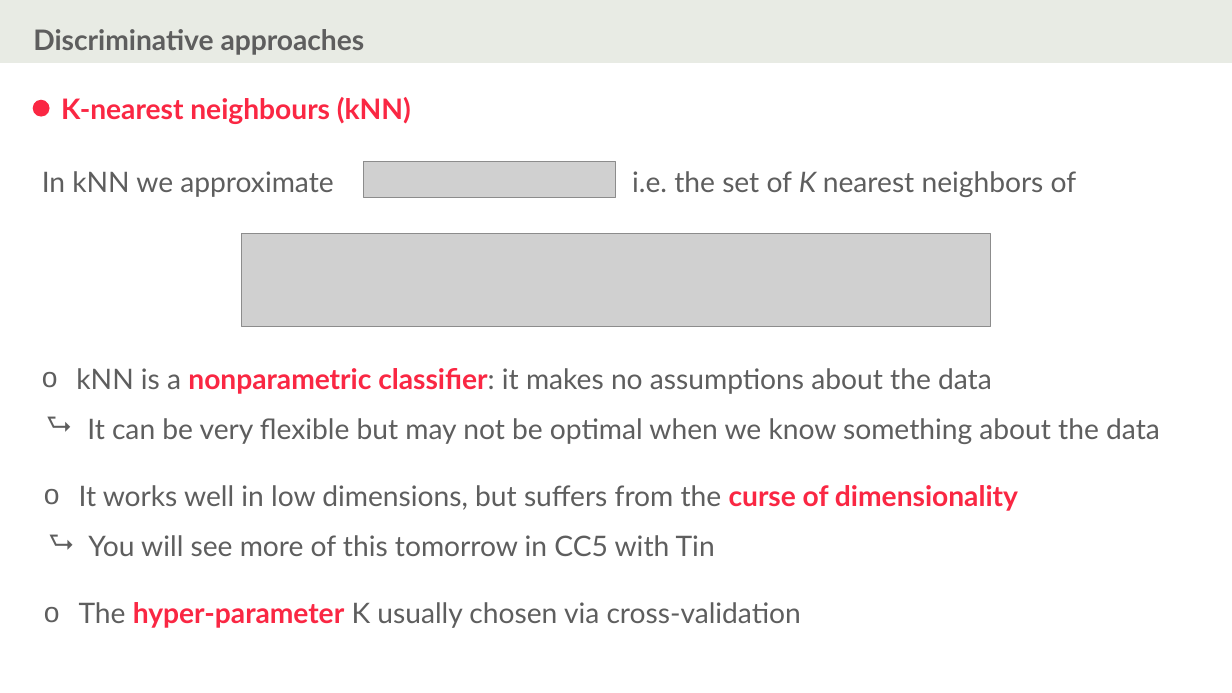
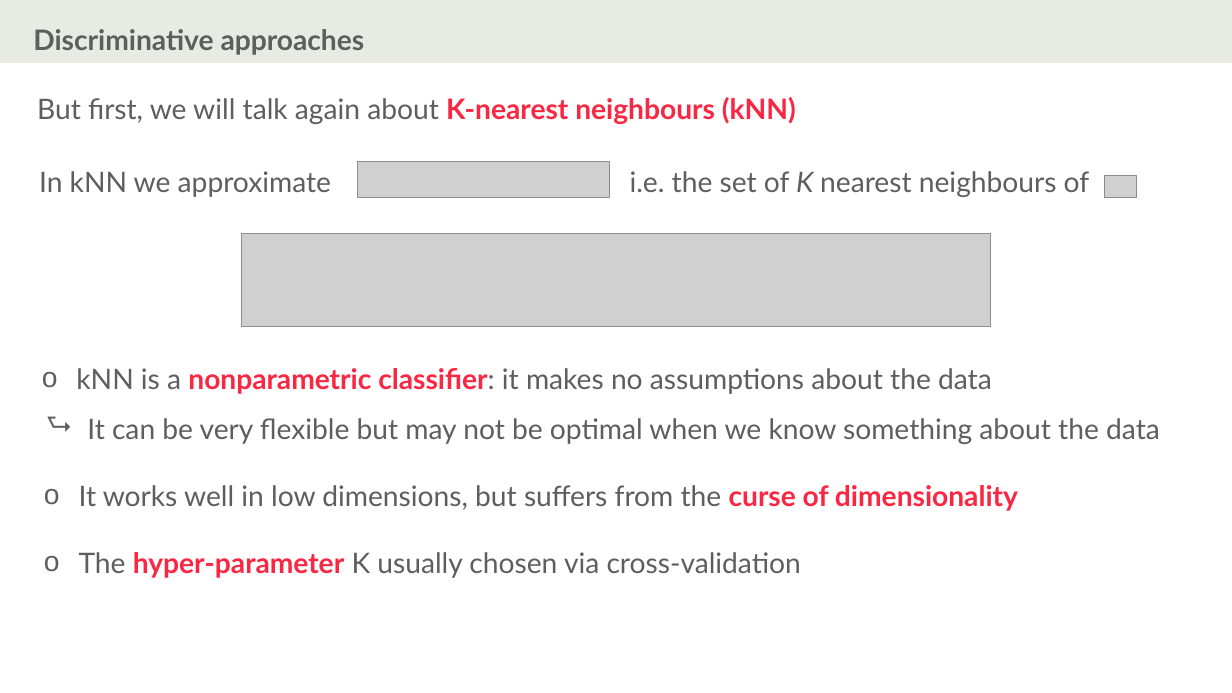
Before and after one commit to ISLA-Grenoble/2024-main, a slide deck: slide 6 of slides/CM07/2023/CM7-draft.pptx (slide 8 before the commit). Drawn at 1232x693 pixels with LibreOffice and Linux fonts; fonts in the diff are those of the drawing; grey boxes stand for pictures; background and template pictures are left out. Boxes give left, top, right and bottom in pixels: in the first picture for what was removed or moved away, otherwise in the second. Text is boxed around its words. In the diff, an @@ line names an element or a change of style, - is before the commit and + after.

```diff
--- a/slides/CM07/2023/CM7-draft.pptx
+++ b/slides/CM07/2023/CM7-draft.pptx
@@ ellipse removed at <box>32,100,49,116</box> @@
@@ text at <box>37,97,796,124</box>: text changed; text colour #FA2743 to #5E5E5E; bold off @@
-K-nearest neighbours (kNN)
+But first, we will talk again about K-nearest neighbours (kNN)
@@ text at <box>39,171,1090,197</box>: text changed @@
-In kNN we approximate i.e. the set of K nearest neighbors of
+In kNN we approximate i.e. the set of K nearest neighbours of
@@ picture: place and size @@
-picture at <box>363,162,616,198</box>
+picture at <box>357,162,610,198</box>
@@ picture added at <box>1105,176,1138,198</box> @@
@@ text removed at <box>88,535,715,556</box> @@
-⮑ You will see more of this tomorrow in CC5 with Tin
@@ text "The hyper-parameter K usually chosen ...": place and size @@
-text "The hyper-parameter K usually chosen ..." at <box>79,602,801,628</box>
+text "The hyper-parameter K usually chosen ..." at <box>79,552,801,578</box>
```
Also in this commit, not shown: 2 other slides changed, 11 slides added, 6 slides removed, 14 other files.
